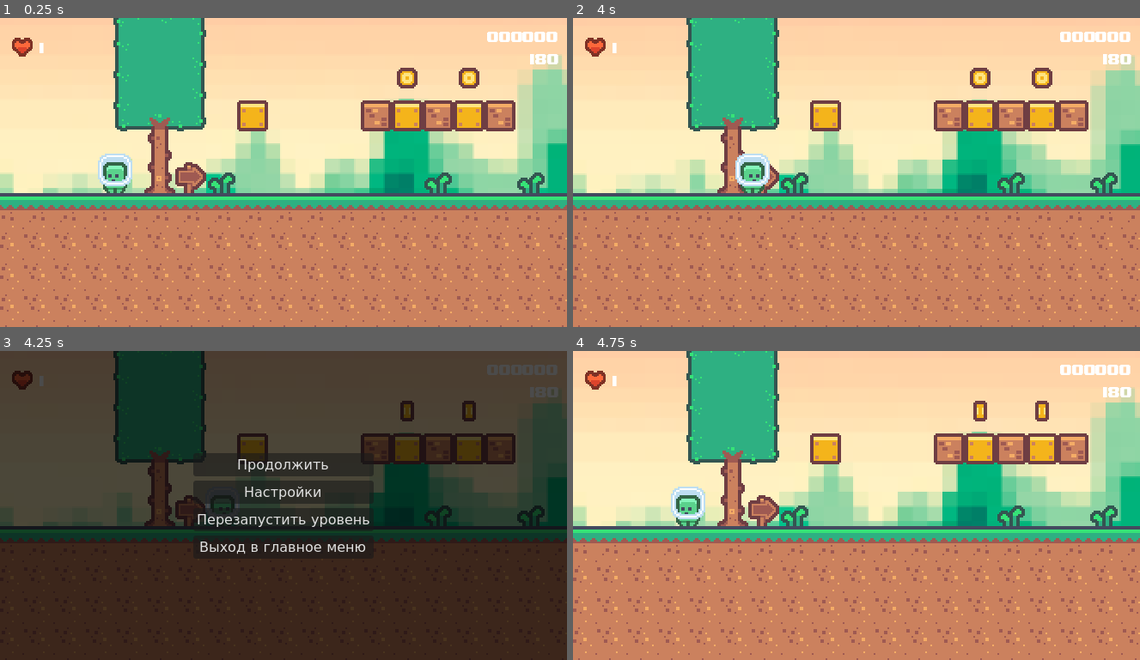
Above: before the commit, frames 1-4 (two rows, left to right).
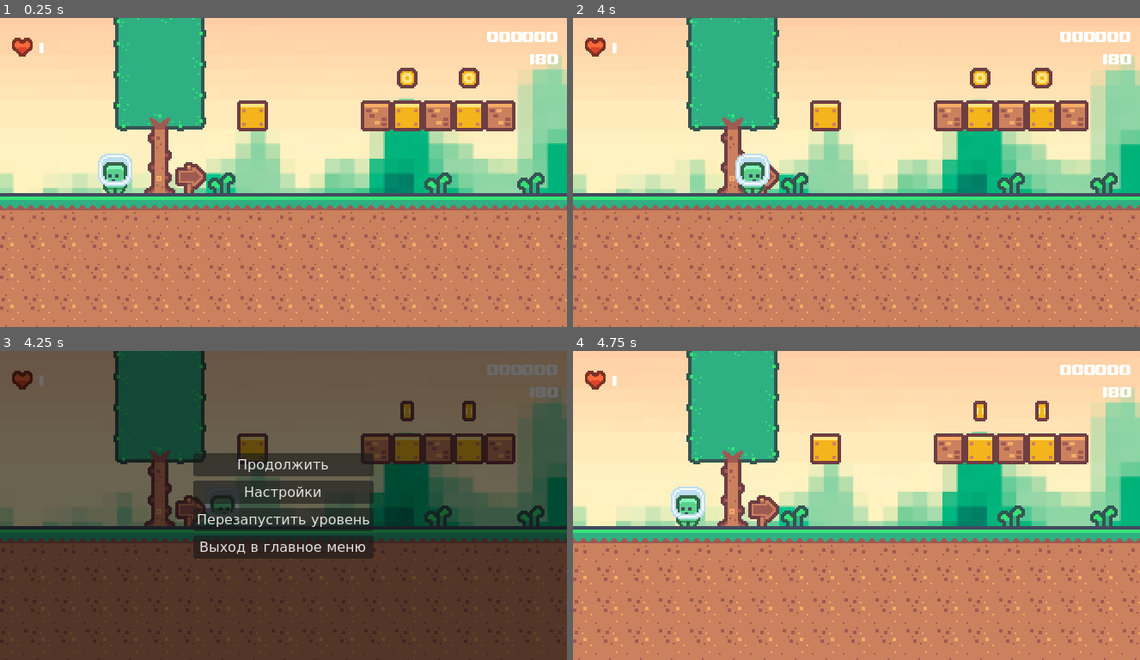
Above: after the commit, the same moments.

Repository: dumitru04/gameproject
Game: Godot game, scene res://level1.tscn
Two runs of this game, one before a commit and one after it. Both use one fixed random seed, a clock stepped at 60 frames per second and the inputs below.
Inputs:
- Up to frame 1 (0.25 s): no input
- Up to frame 2 (4 s): tap Enter at 0.5 s; hold Right (ui_right) 0.53-2.03 s; tap Up (ui_up) at 0.77, 1.52, 3.02, 3.77 s; hold Left (ui_left) 2.03-2.78 s; hold Right (ui_right) from 2.78 s (still down)
- Up to frame 3 (4.25 s): keep holding Right (ui_right); tap Escape (ui_cancel) at 4.15 s
- Up to frame 4 (4.75 s): release Right (ui_right) at 4.25 s; click "Перезапустить уровень" at 4.25 s

Frames 1-2 are identical in both runs. In frame 3, 39% of the frame differs, in the area x 0-100%, y 0-98%; in frame 4, nothing differs.

Commit message:
Update 0.2

Diff:
--- a/godot/pixelplarformerv2/GameManager.gd
+++ b/godot/pixelplarformerv2/GameManager.gd
@@ -22,18 +22,32 @@
 	emit_signal("score_updated", score)
 
 func lose_life():
-	# ... (код без изменений) ...
 	lives -= 1
 	emit_signal("lives_updated", lives)
+
 	if lives <= 0:
-		print("GameManager: Игрок потерял последнюю жизнь (жизни: {lives})! Game Over.")
-		reset_game_state_and_restart_level("Все жизни потеряны")
+		print("GameManager: Игрок потерял последнюю жизнь (жизни: {lives})!")
+		_trigger_game_over_sequence("Все жизни потеряны")
 
 
 func trigger_instant_game_over(reason: String = "Неизвестная причина"):
-	# ... (код без изменений) ...
 	print("GameManager: Мгновенный Game Over! Причина: {reason}")
-	reset_game_state_and_restart_level(reason)
+	lives = 0 # Устанавливаем жизни в 0 для корректного отображения, если это важно
+	emit_signal("lives_updated", lives) # Обновляем UI
+	_trigger_game_over_sequence(reason)
+
+func _trigger_game_over_sequence(reason_for_log: String):
+	print("[GameManager] Запуск последовательности Game Over. Причина: " + reason_for_log)
+	print("[GameManager] Текущий счет для передачи: " + str(score))
+
+	var game_over_menu_exists = Engine.has_singleton("GameOverMenu")
+	print("[GameManager] Autoload 'GameOverMenu' существует: " + str(game_over_menu_exists))
+
+	if game_over_menu_exists:
+		GameOverMenu.show_screen(score) # Передаем текущий счет на экран
+	else:
+		print("GameManager: !!! ОШИБКА: Autoload 'GameOverMenu' не найден! Выполняю аварийный перезапуск.")
+		_fallback_hard_restart()
 
 
 func add_life():
@@ -52,15 +66,12 @@
 func reset_game_state():
 	score = 0
 	lives = initial_lives
-	has_key = false # НОВОЕ: сбрасываем ключ при полном рестарте игры
-	print("GameManager: Состояние игры сброшено. Счет: {score}, Жизни: {lives}, Ключ: {has_key}")
+	print("GameManager: Состояние игры сброшено. Счет: {score}, Жизни: {lives}")
 	emit_signal("score_updated", score)
 	emit_signal("lives_updated", lives)
-	emit_signal("key_status_updated", has_key) # Обновляем UI по ключу
 
-func reset_game_state_and_restart_level(reason_for_log: String):
-	# ... (код без изменений) ...
-	print("GameManager: Выполняется reset_game_state_and_restart_level. Причина: {reason_for_log}")
+func _fallback_hard_restart(): # Если экран Game Over не загрузился
+	print("GameManager: _fallback_hard_restart: Сброс и перезапуск уровня.")
 	reset_game_state()
 	get_tree().reload_current_scene()
 
--- /dev/null
+++ b/godot/pixelplarformerv2/game_over_menu.gd
@@ -0,0 +1,82 @@
+# game_over_menu.gd
+extends CanvasLayer
+
+# ВАЖНО: Проверьте эти пути к узлам в вашей сцене game_over_menu.tscn!
+@onready var title_label: Label = $Background/MainContainer/TitleLabel # Если у вас есть TitleLabel
+@onready var score_label: Label = $Background/MainContainer/ScoreLabel
+@onready var restart_button: Button = $Background/MainContainer/RestartButton
+@onready var exit_menu_button: Button = $Background/MainContainer/ExitMenuButton
+
+var previous_mouse_mode = Input.MOUSE_MODE_CAPTURED
+
+func _ready():
+	print("[GameOverMenu] _ready: Сцена Game Over инициализирована.")
+	print("[GameOverMenu] _ready: Process Mode этого узла (CanvasLayer): " + str(get_process_mode())) # Должно быть 3 (When Paused)
+	hide() # По умолчанию скрыто
+
+	# Проверка узлов
+	if not title_label: print("[GameOverMenu] _ready: Узел TitleLabel не найден (это нормально, если его нет).")
+	if not score_label: print("[GameOverMenu] _ready: !!! ОШИБКА - ScoreLabel не найден! Проверьте путь.")
+	if not restart_button: print("[GameOverMenu] _ready: !!! ОШИБКА - RestartButton не найден! Проверьте путь.")
+	if not exit_menu_button: print("[GameOverMenu] _ready: !!! ОШИБКА - ExitMenuButton не найден! Проверьте путь.")
+
+	# Подключаем сигналы кнопок
+	if restart_button:
+		restart_button.pressed.connect(_on_RestartButton_pressed)
+		print("[GameOverMenu] _ready: Сигнал RestartButton.pressed подключен.")
+	if exit_menu_button:
+		exit_menu_button.pressed.connect(_on_ExitMenuButton_pressed)
+		print("[GameOverMenu] _ready: Сигнал ExitMenuButton.pressed подключен.")
+
+
+func show_screen(final_score: int):
+	print("[GameOverMenu] show_screen ВЫЗВАНА. Финальный счет: {final_score}")
+	if score_label:
+		score_label.text = "Счет: %06d" % final_score
+
+	if not is_inside_tree():
+		print("[GameOverMenu] show_screen: !!! ОШИБКА - Узел еще не в дереве сцены при вызове show_screen!")
+		return # Нельзя ставить на паузу дерево, если узел не в нем
+
+	get_tree().paused = true
+	print("[GameOverMenu] show_screen: get_tree().paused установлено в " + str(get_tree().paused))
+	previous_mouse_mode = Input.get_mouse_mode()
+	Input.set_mouse_mode(Input.MOUSE_MODE_VISIBLE)
+	show()
+	print("[GameOverMenu] show_screen: Меню Game Over показано (visible=true), мышь видима.")
+
+
+func _on_RestartButton_pressed():
+	print("[GameOverMenu] _on_RestartButton_pressed: Кнопка 'Перезапустить уровень' нажата.")
+	hide()
+	Input.set_mouse_mode(previous_mouse_mode)
+	get_tree().paused = false
+	print("[GameOverMenu] _on_RestartButton_pressed: Игра снята с паузы.")
+
+	GameManager.reset_game_state()
+	print("[GameOverMenu] _on_RestartButton_pressed: GameManager.reset_game_state() вызван.")
+	var error = get_tree().reload_current_scene()
+	if error != OK:
+		print("[GameOverMenu] _on_RestartButton_pressed: !!! ОШИБКА перезапуска уровня: " + error_string(error))
+	else:
+		print("[GameOverMenu] _on_RestartButton_pressed: Уровень перезапускается.")
+
+
+func _on_ExitMenuButton_pressed():
+	print("[GameOverMenu] _on_ExitMenuButton_pressed: Кнопка 'Выход в главное меню' нажата.")
+	hide()
+	Input.set_mouse_mode(previous_mouse_mode)
+	get_tree().paused = false
+	print("[GameOverMenu] _on_ExitMenuButton_pressed: Игра снята с паузы.")
+
+	print("[GameOverMenu] _on_ExitMenuButton_pressed: Выход из игры...")
+	get_tree().quit()
+
+# Эта функция _unhandled_input обычно не нужна для экрана Game Over,
+# так как он не закрывается по Esc (в отличие от меню паузы).
+# Если она вам нужна, раскомментируйте и адаптируйте.
+# func _unhandled_input(event: InputEvent):
+# 	if get_tree().paused and visible and event.is_action_pressed("ui_cancel"): # ui_cancel обычно Esc
+# 		print("[GameOverMenu] _unhandled_input: Нажат ui_cancel (Esc) во время Game Over.")
+# 		# _on_ExitMenuButton_pressed() # Например, выполнить действие выхода
+# 		get_viewport().set_input_as_handled()
--- /dev/null
+++ b/godot/pixelplarformerv2/game_over_menu.tscn
@@ -0,0 +1,51 @@
+[gd_scene load_steps=2 format=3 uid="uid://dwap2o4m8jvom"]
+
+[ext_resource type="Script" uid="uid://bjlwhrstxxwlh" path="res://game_over_menu.gd" id="1_14ib6"]
+
+[node name="GameOverMenu" type="CanvasLayer"]
+process_mode = 2
+visible = false
+script = ExtResource("1_14ib6")
+
+[node name="Background" type="ColorRect" parent="."]
+anchors_preset = 15
+anchor_right = 1.0
+anchor_bottom = 1.0
+grow_horizontal = 2
+grow_vertical = 2
+color = Color(0, 0, 0, 0.784314)
+
+[node name="MainContainer" type="VBoxContainer" parent="Background"]
+layout_mode = 1
+anchors_preset = 8
+anchor_left = 0.5
+anchor_top = 0.5
+anchor_right = 0.5
+anchor_bottom = 0.5
+offset_left = -20.0
+offset_top = -20.0
+offset_right = 20.0
+offset_bottom = 20.0
+grow_horizontal = 2
+grow_vertical = 2
+theme_override_constants/separation = 10
+alignment = 1
+
+[node name="TitleLabel" type="Label" parent="Background/MainContainer"]
+layout_mode = 2
+theme_override_font_sizes/font_size = 45
+text = "GAME OVER"
+horizontal_alignment = 1
+
+[node name="ScoreLabel" type="Label" parent="Background/MainContainer"]
+layout_mode = 2
+text = "Score: 000000"
+horizontal_alignment = 1
+
+[node name="RestartButton" type="Button" parent="Background/MainContainer"]
+layout_mode = 2
+text = "Restart"
+
+[node name="ExitMenuButton" type="Button" parent="Background/MainContainer"]
+layout_mode = 2
+text = "Exit to menu"
--- a/godot/pixelplarformerv2/level1.tscn
+++ b/godot/pixelplarformerv2/level1.tscn
@@ -348,7 +348,6 @@
 
 [node name="Player" parent="." instance=ExtResource("2_dopym")]
 position = Vector2(67, 18)
-death_y_threshold = 1000.0
 pause_menu_node_path = NodePath("../PauseMenu")
 
 [node name="Enemy" parent="." instance=ExtResource("4_v38iq")]
--- a/godot/pixelplarformerv2/pause_menu.tscn
+++ b/godot/pixelplarformerv2/pause_menu.tscn
@@ -13,7 +13,7 @@
 anchor_bottom = 1.0
 grow_horizontal = 2
 grow_vertical = 2
-color = Color(0, 0, 0, 0.705882)
+color = Color(0, 0, 0, 0.588235)
 
 [node name="MenuButtons" type="VBoxContainer" parent="BackgroundDim"]
 layout_mode = 1
--- a/godot/pixelplarformerv2/project.godot
+++ b/godot/pixelplarformerv2/project.godot
@@ -17,6 +17,7 @@
 
 [autoload]
 
+GameOverMenu="*res://game_over_menu.tscn"
 GameManager="*res://GameManager.gd"
 
 [display]
Not shown, added: godot/pixelplarformerv2/game_over_menu.gd.uid
Not shown, added: godot/pixelplarformerv2/game_over_menu.tscn4323115232.tmp
